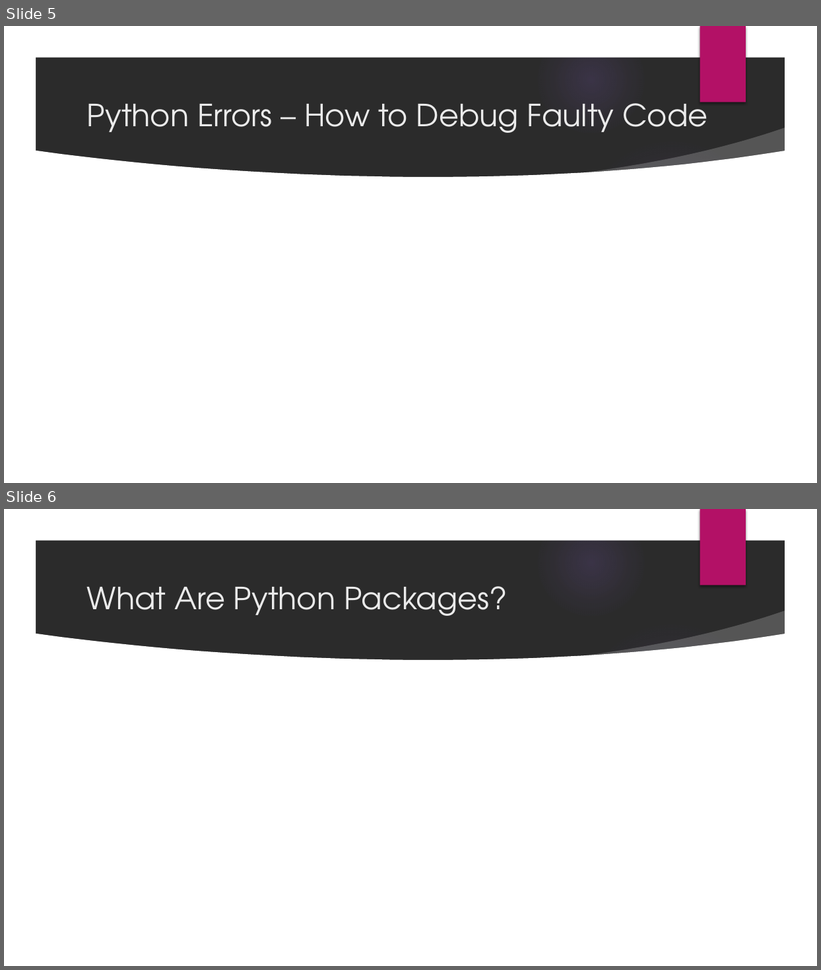
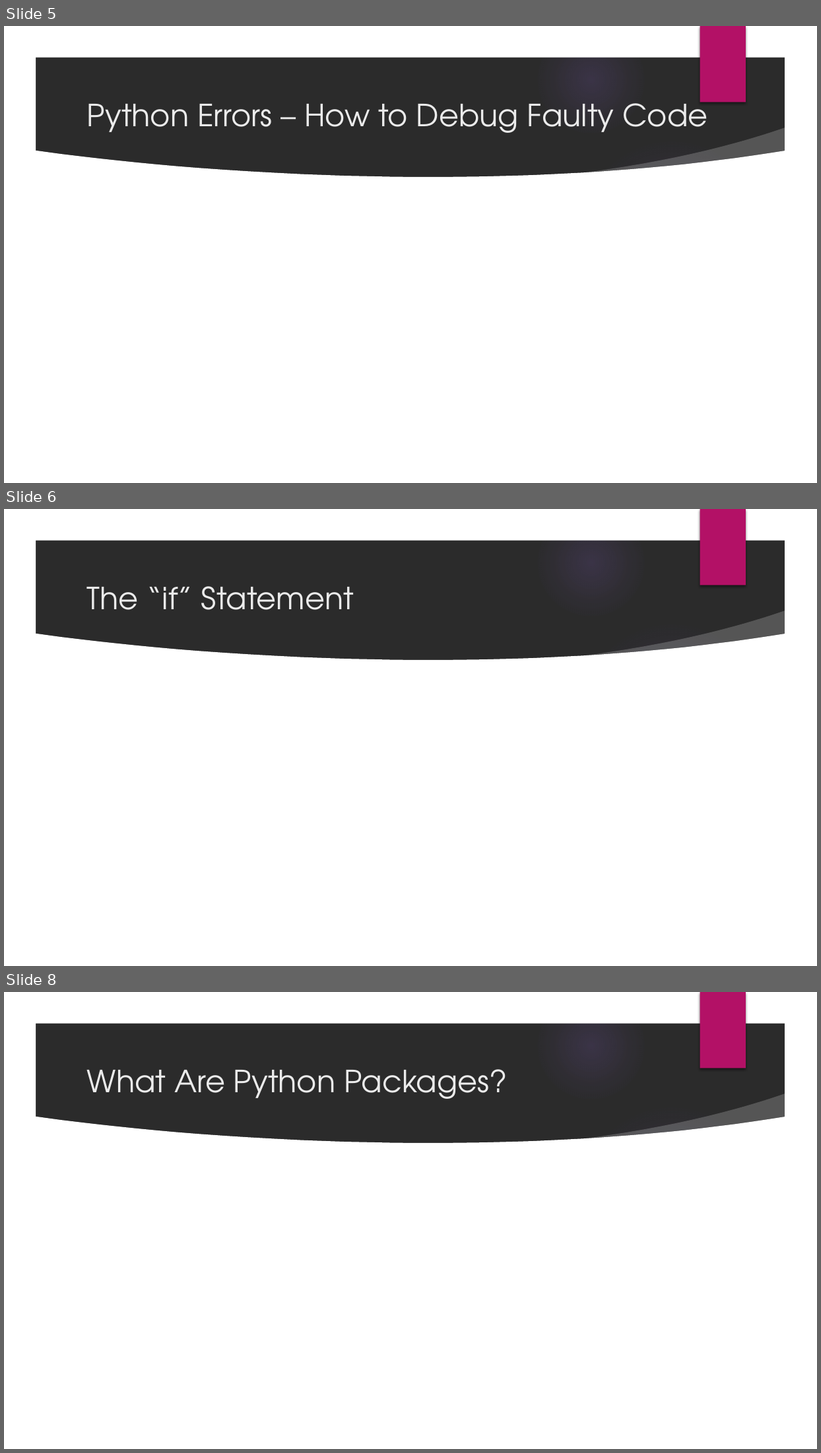
Before and after one commit to jmartineau1993/Intro-to-Python, a slide deck: PPTs/Week2.pptx. Shown one above the other, each under a label of ours: slides 5 and 6 before the commit, slides 5, 6 and 8 after it; the slides between them are not shown. The pictures are 821x970 and 821x1453 pixels, drawn with LibreOffice and Linux fonts; fonts in the diff are those of the drawing; background and template pictures are left out; a plain dark background stands for a picture behind light text. Boxes give left, top, right and bottom in pixels: in the first picture for what was removed or moved away, otherwise in the second. Text is boxed around its words. In the diff, an @@ line names an element or a change of style, - is before the commit and + after.

Commit message:
Added if statements and while loops to Week 2 PPT skeleton

```diff
--- a/PPTs/Week2.pptx
+++ b/PPTs/Week2.pptx
@@ slide 6 added at bbox=[4, 509, 817, 966], background picture (left out); not listed: 9 template elements that a slide beside it also shows @@
@@ title added at bbox=[87, 586, 354, 610], 36 pt, text #EBEBEB @@
+The “if” Statement
@@ what was slide 6 is now slide 8 @@
```
Also in this commit, not shown: 1 other slide added.
